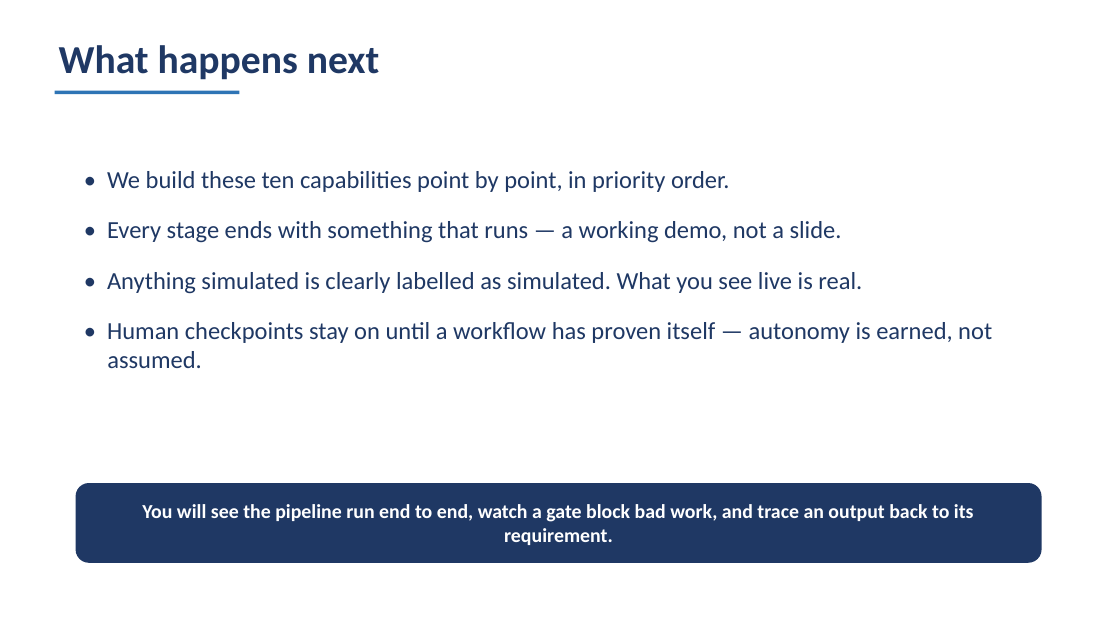
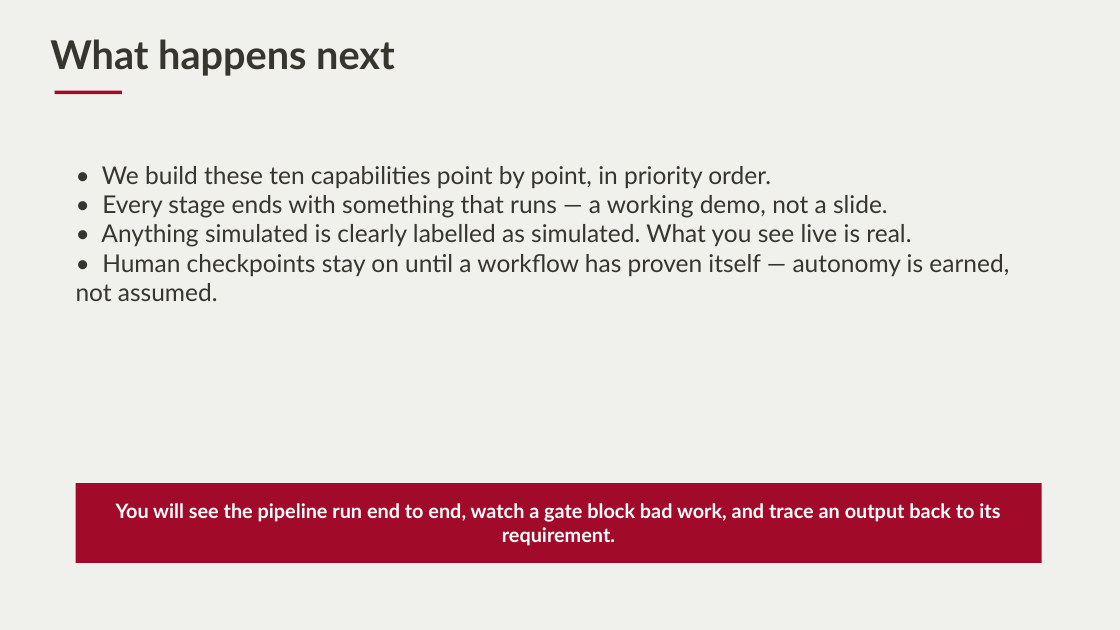
Before and after one commit to AlanLands/ams-s7-demo, a slide deck: slide 7 of docs/s7-leadership-overview.pptx. Drawn at 1120x630 pixels with LibreOffice and Linux fonts; fonts in the diff are those of the drawing. Boxes give left, top, right and bottom in pixels: in the first picture for what was removed or moved away, otherwise in the second. Text is boxed around its words. In the diff, an @@ line names an element or a change of style, - is before the commit and + after.

```diff
--- a/docs/s7-leadership-overview.pptx
+++ b/docs/s7-leadership-overview.pptx
@@ rectangle added at [0,0,1120,630], fill #F0F0EC @@
@@ text "What happens next" at [50,39,395,76]: font Calibri to Lato, text colour #1F3864 to #36362F; less space between paragraphs @@
@@ rectangle removed at [55,91,239,94] @@
@@ rectangle added at [55,91,122,94], fill #A20A29 @@
@@ text "• We build these ten ..." at [76,166,1009,301]: font Calibri to Lato, text colour #1F3864 to #36362F; indent changed; less space between paragraphs @@
@@ text "You will see the pipeline ...": place and size @@
-text "You will see the pipeline ..." at [76,483,1042,563]
+text "You will see the pipeline ..." at [116,503,1000,546]
@@ text "You will see the pipeline ..." at [116,503,1000,546]: font Calibri to Lato; fill #1F3864 to none @@
@@ rectangle added at [76,483,1042,563], fill #A20A29 @@
```
Also in this commit, not shown: 7 other slides changed, 18 other files.
